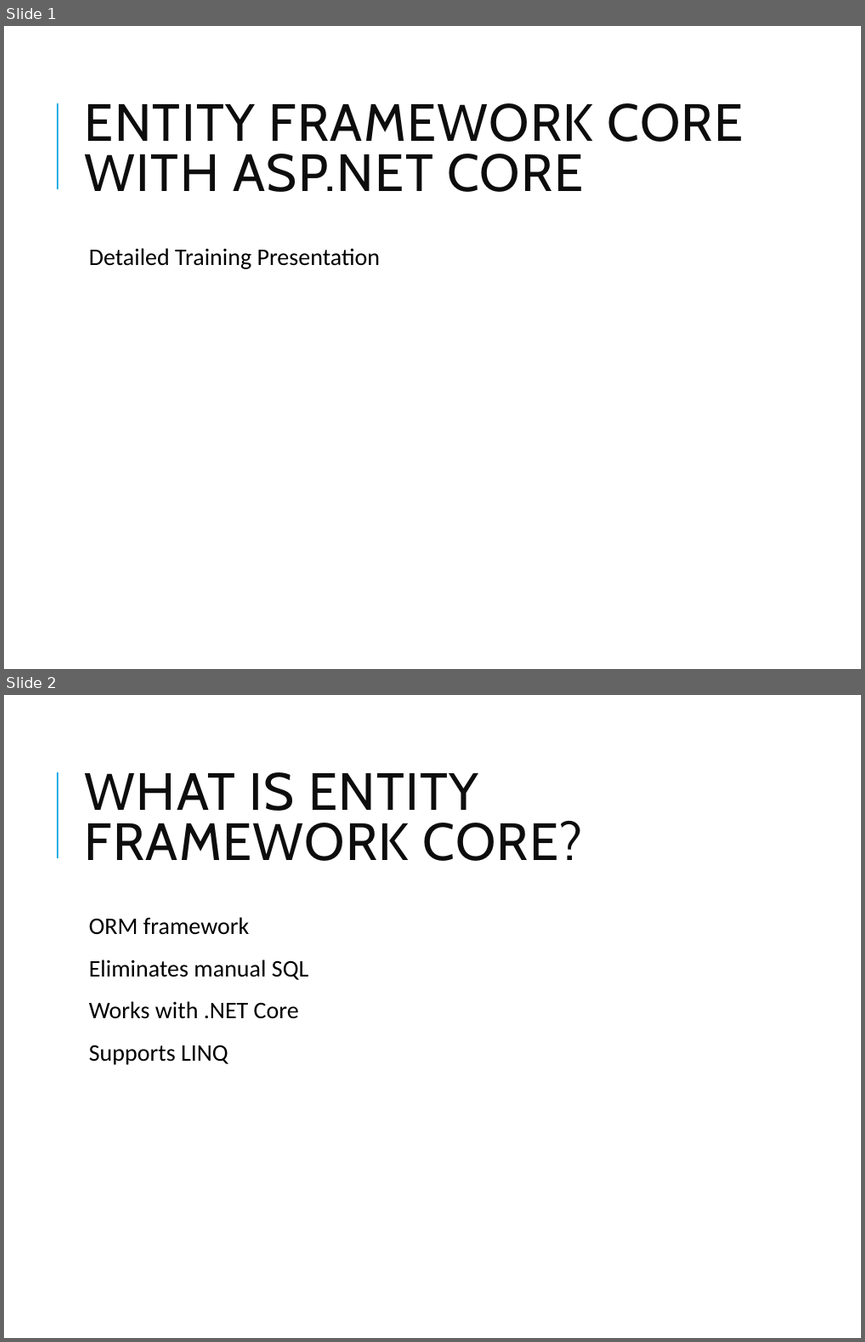
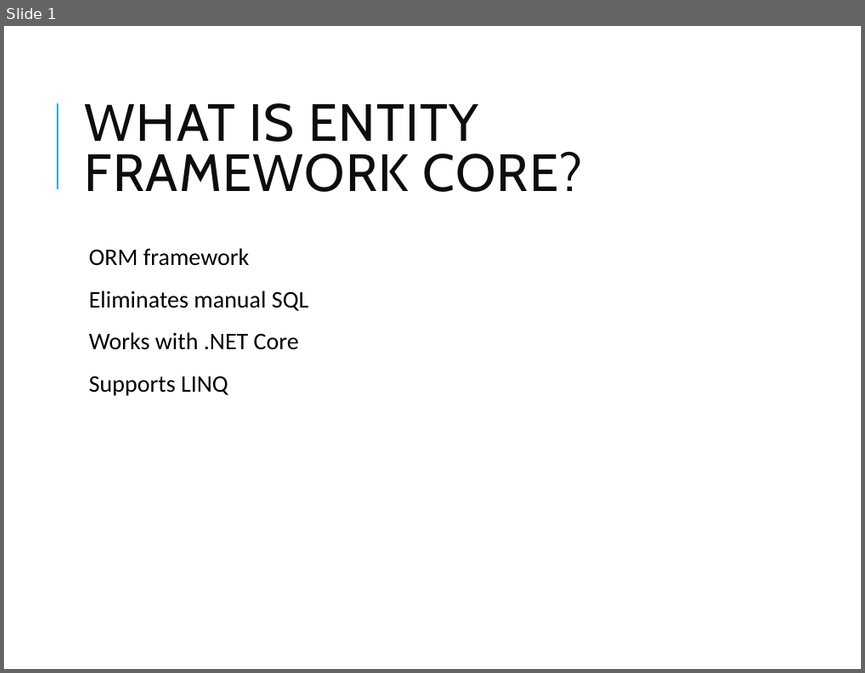
Before and after one commit to vikash-verma-profile/dotnet-epsilon-2026-March, a slide deck: Day-9/EF_Core_ASPNET_Core.pptx. Shown one above the other, each under a label of ours: slides 1 and 2 before the commit, slide 1 after it. The pictures are 865x1342 and 865x673 pixels, drawn with LibreOffice and Linux fonts; fonts in the diff are those of the drawing. Boxes give left, top, right and bottom in pixels: in the first picture for what was removed or moved away, otherwise in the second. Text is boxed around its words. In the diff, an @@ line names an element or a change of style, - is before the commit and + after.

```diff
--- a/Day-9/EF_Core_ASPNET_Core.pptx
+++ b/Day-9/EF_Core_ASPNET_Core.pptx
@@ slide 1 removed at bbox=[4, 26, 861, 669], background #FFFFFF; not listed: 1 template element that a slide beside it also shows @@
@@ title removed at bbox=[85, 103, 744, 192] @@
-ENTITY FRAMEWORK CORE WITH ASP.NET CORE
@@ text removed at bbox=[89, 248, 381, 269] @@
-  Detailed Training Presentation
@@ what was slide 2 is now slide 1 @@
```
Also in this commit, not shown: 2 other files.
